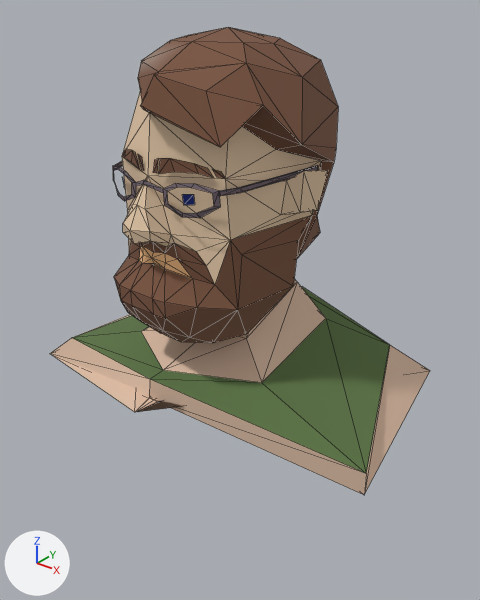
Renders of the glTF model public/assets/portrait.glb from each side of a commit.
Camera for both pictures: a 50 mm camera at (3.51, -4.22, 4.87) aimed at (0.16, -0.04, 2.28). The lights are fixed; the arrows at lower left show +X, +Y and +Z. Mesh edges are drawn as thin lines. Vertices at the same position are counted once.

Before the edit, the objects in view are built like this:
```python
me_glasses = bpy.data.meshes.new('Glasses')
me_glasses.from_pydata(...)  # 92 vertices, 96 faces; spans x -0.84..0.84, y -0.97..0.08, z 3.31..3.72
me_glasses.materials.append(mat_material_001)
me_head = bpy.data.meshes.new('Head')
me_head.from_pydata(...)  # 189 vertices, 376 faces; spans x -1.7..1.77, y -1.25..1.23, z -2.29..0.97
me_head.materials.append(mat_material_001)
ob_glasses = bpy.data.objects.new('Glasses', me_glasses)
ob_glasses.location = (0.0, 0.0, 0.0)
ob_head = bpy.data.objects.new('Head', me_head)
ob_head.location = (0.0, 0.0, 3.559)
```
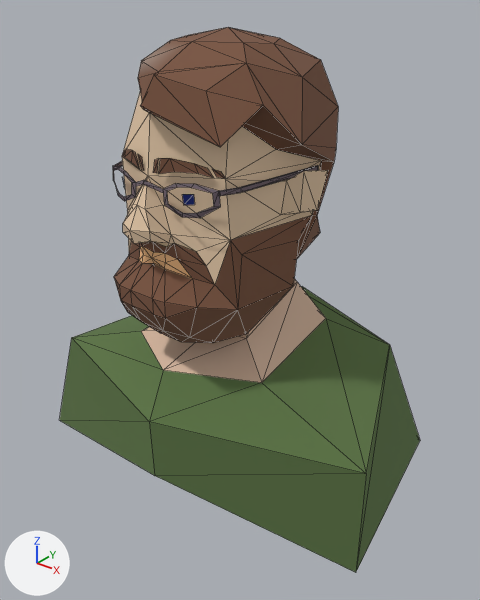
Location of each change, [x1, y1, x2, y2] in pixels of the pictures (480 x 600 px):
'Head', reshaped (16% taller)
    before: [50, 27, 430, 495]
    after: [60, 27, 420, 572]
part 1 of me_head, cut back
    before: [50, 314, 430, 495]
    after: [60, 338, 420, 572]

The change in detail:
me_head is used by ob_head; location (0.0, 0.0, 3.559).
me_head had 189 vertices, 376 faces and spanned x -1.7..1.77, y -1.25..1.23, z -2.29..0.97.
me_head now has 183 vertices, 360 faces and spans x -1.7..1.77, y -1.13..1.23, z -3.12..0.97.
Part 1, on me_head:
12 vertices are removed from x -1.7..1.77, y -1.25..1.21, z -2.29..-1.84.
28 faces are deleted.
1 vertex moves from x 0.0, y -1.03, z -1.68 to x 0.0, y -1.07, z -2.09.
6 vertices are added at (-1.7, -0.82, -2.99), (-1.35, 1.12, -2.82), (0.0, 1.09, -2.67), (1.77, -0.51, -3.12), (-0.03, -1.03, -2.72), (1.51, 1.21, -2.93).
12 new faces join them.
